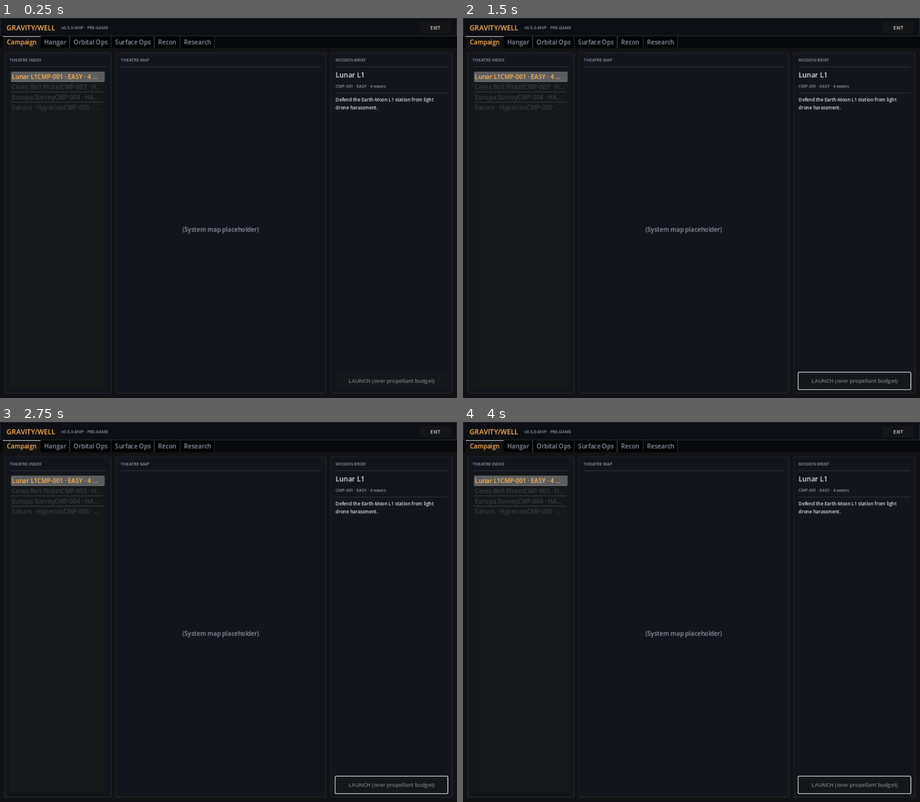
Above: before the commit, frames 1-4 (two rows, left to right).
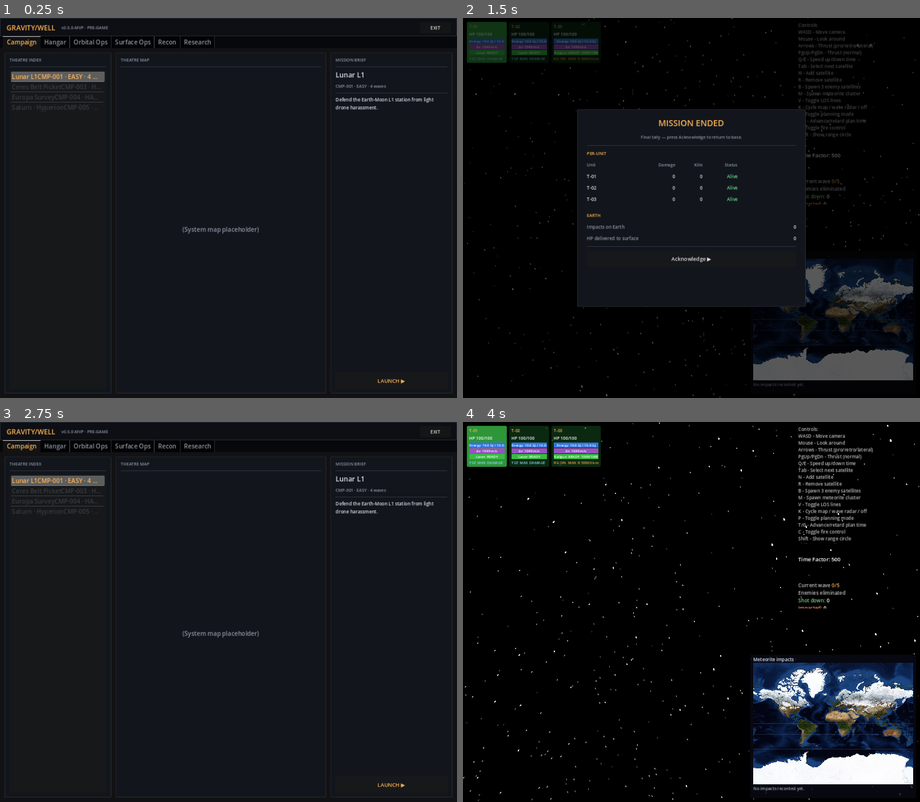
Above: after the commit, the same moments.

Repository: mellenburg/game
Game: Godot game, scene res://scenes/menu.tscn
The game is run twice, just before and just after one commit, with the same random seed, the same clock (stepped at 60 frames per second) and the same inputs.
Inputs (mouse positions are in pixels of both pictures, inside the frame that each line leads up to):
- Up to frame 1 (0.25 s): no input
- Up to frame 2 (1.5 s): click (856, 382) at 0.5 s, where only the run after the commit has a clickable "LAUNCH ▶"; tap Enter (end_game) at 1.25 s; move the mouse to (792, 189) at 1.27 s; hold D (move_right) from 1.28 s (still down); tap J (add_decaying_enemy) at 1.35 s; click (792, 189) at 1.42 s
- Up to frame 3 (2.75 s): release D (move_right) at 2 s; click (228, 661) at 2 s, where only the run after the commit has a clickable "Acknowledge ▶"
- Up to frame 4 (4 s): click (856, 786) at 2.75 s, where only the run after the commit has a clickable "LAUNCH ▶"; drag from (600, 631) to (668, 688) at 3.52 s

The runs differ from the first frame. In frame 1, 0.1% of the frame differs, in the area x 76-96%, y 94-97%; in frame 2, 55%; in frame 3, 0.3%; in frame 4, 84%, in the area x 0-100%, y 0-100%.

Commit message:
Raise launch budget to 50 t for new railgun-magazine wet mass
The default 3-unit roster now costs ~18.4 t of launch propellant
(T-03 alone runs ~17.8 t — its 20 t railgun magazine dominates
the rocket-equation draw). The old 4 t budget was sized against
1 t units; raising to 50 t restores comfortable headroom — the
default fleet leaves ~32 t spare for adding another railgun unit,
tilting a launch into a polar slot, or pushing one unit out to
GEO. Loading every slot with a railgun and pushing them all into
high-inclination GEO still busts the cap.

Diff:
--- a/godot/scripts/player_loadout.gd
+++ b/godot/scripts/player_loadout.gd
@@ -28,12 +28,16 @@
 # cost zero. The fleet won't launch if the cumulative debit exceeds
 # this number; the menu's LAUNCH button gates on can_launch().
 #
-# 4000 kg fits the default 3-unit roster (T-01..T-03 at 0°/25°/50°
-# inclination, all 500 km circular) with comfortable headroom for a
-# player who tilts one launch up to GEO or pushes a unit into a polar
-# slot. Players who load the fleet into a polar GEO orbit will run
-# the budget out and have to scale back — that's the intended tension.
-const LAUNCH_PROPELLANT_BUDGET_KG: float = 4000.0
+# 50 000 kg fits the new default 3-unit roster (T-01..T-03 at 0°/25°/
+# 50° inclination, all 500 km circular). The railgun magazine now
+# dominates wet mass (1000 × 20 kg = 20 t per gun ≫ 700 kg airframe),
+# which pushes T-03's draw to ~17.8 t alone; total fleet draw lands
+# near 18.4 t. The remaining ~32 t of headroom lets the player add
+# another railgun unit, tilt a launch into a polar slot, or push one
+# unit out to GEO without busting the cap. Loading every slot with a
+# railgun and pushing them all to high-inclination GEO will still run
+# the budget out — that's the intended tension.
+const LAUNCH_PROPELLANT_BUDGET_KG: float = 50000.0
 
 # Stage catalogue. `id` is the stable key the menu writes to
 # selected_stage_id; only entries with playable=true permit Launch.
